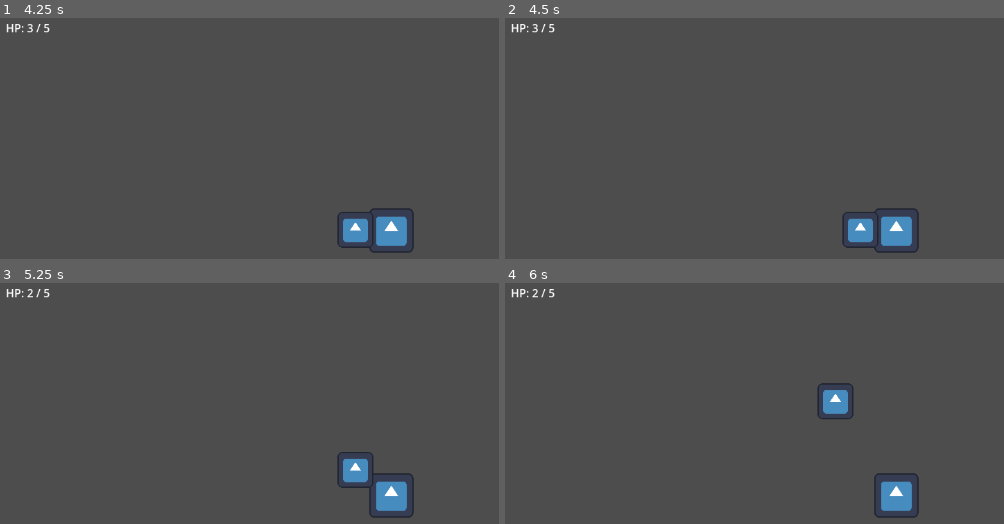
Above: before the commit, frames 1-4 (two rows, left to right).
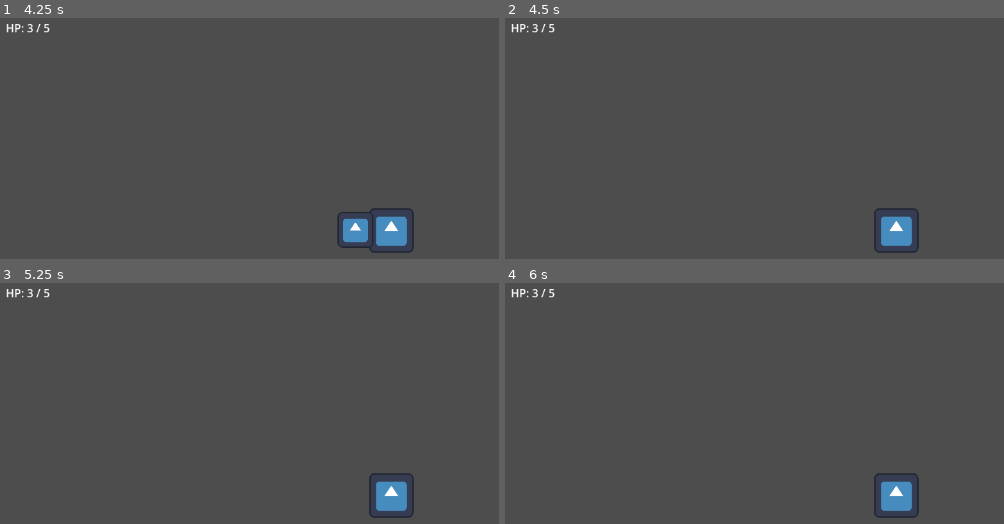
Above: after the commit, the same moments.

Repository: yenpish/chazo-fatebound
Game: Godot game, scene res://scenes/levels/test_room.tscn
Two runs of this game, one before a commit and one after it. Both use one fixed random seed, a clock stepped at 60 frames per second and the inputs below. The engine's default icon, where the game draws it, is replaced by a stand-in: a white triangle on a blue panel in a dark square.
Inputs:
- Up to frame 1 (4.25 s): tap Enter at 0.5 s; hold D (move_right) 0.53-1.28 s; tap Space (attack) at 0.6, 1.25, 1.35, 2.1, 2.85, 3.6 s; hold S (move_down) 1.28-2.03 s; hold D (move_right) 2.03-2.78 s; hold W (move_up) 2.78-3.53 s; hold A (move_left) from 3.53 s (still down)
- Up to frame 2 (4.5 s): keep holding A (move_left); tap Enter at 4.25 s; tap Space (attack) at 4.35 s
- Up to frame 3 (5.25 s): tap Space (attack) at 5, 5.1 s; release A (move_left) at 5.03 s; hold S (move_down) from 5.03 s (still down)
- Up to frame 4 (6 s): release S (move_down) at 5.78 s; hold D (move_right) from 5.78 s (still down); tap Space (attack) at 5.85 s

Frame 1 is identical in both runs. In frame 2, 0.7% of the frame differs, in the area x 67-75%, y 80-96%; in frame 3, 0.7%, in the area x 5-75%, y 2-86%; in frame 4, 0.7%.

Commit message:
Add direction-based attack hitbox

Diff:
--- a/scenes/player/player.tscn
+++ b/scenes/player/player.tscn
@@ -20,7 +20,7 @@
 shape = SubResource("RectangleShape2D_dovo2")
 
 [node name="AttackArea" type="Area2D" parent="." unique_id=1224834590]
-position = Vector2(60, -1)
+position = Vector2(60, 0)
 
 [node name="AttackCollision" type="CollisionShape2D" parent="AttackArea" unique_id=360466446]
 shape = SubResource("RectangleShape2D_gmlin")
--- a/scripts/player/player.gd
+++ b/scripts/player/player.gd
@@ -6,6 +6,7 @@
 @export var max_hp: int = 5
 @export var attack_duration: float = 0.15
 @export var attack_damage: int = 1
+@export var attack_distance: float = 60.0
 
 @onready var attack_area: Area2D = $AttackArea
 @onready var attack_collision: CollisionShape2D = $AttackArea/AttackCollision
@@ -13,6 +14,7 @@
 var current_hp: int
 var is_attacking: bool = false
 var is_dead: bool = false
+var last_direction: Vector2 = Vector2.RIGHT
 
 func _ready() -> void:
 	current_hp = max_hp
@@ -21,10 +23,11 @@
 	attack_collision.disabled = true
 	attack_area.monitoring = false
 
+	update_attack_area_position()
 	hp_changed.emit(current_hp, max_hp)
 	print("Player ready with HP: ", current_hp)
 
-func _physics_process(delta: float) -> void:
+func _physics_process(_delta: float) -> void:
 	if is_dead:
 		return
 
@@ -39,9 +42,23 @@
 
 	if input_direction.length() > 0:
 		input_direction = input_direction.normalized()
+		last_direction = input_direction
+		update_attack_area_position()
 
 	velocity = input_direction * move_speed
 	move_and_slide()
+
+func update_attack_area_position() -> void:
+	if abs(last_direction.x) > abs(last_direction.y):
+		if last_direction.x > 0:
+			attack_area.position = Vector2(attack_distance, 0)
+		else:
+			attack_area.position = Vector2(-attack_distance, 0)
+	else:
+		if last_direction.y > 0:
+			attack_area.position = Vector2(0, attack_distance)
+		else:
+			attack_area.position = Vector2(0, -attack_distance)
 
 func handle_attack() -> void:
 	if Input.is_action_just_pressed("attack") and not is_attacking:
@@ -54,7 +71,7 @@
 	attack_area.monitoring = true
 	attack_collision.disabled = false
 
-	print("Player attacked")
+	print("Player attacked toward: ", last_direction)
 
 	await get_tree().physics_frame
 
